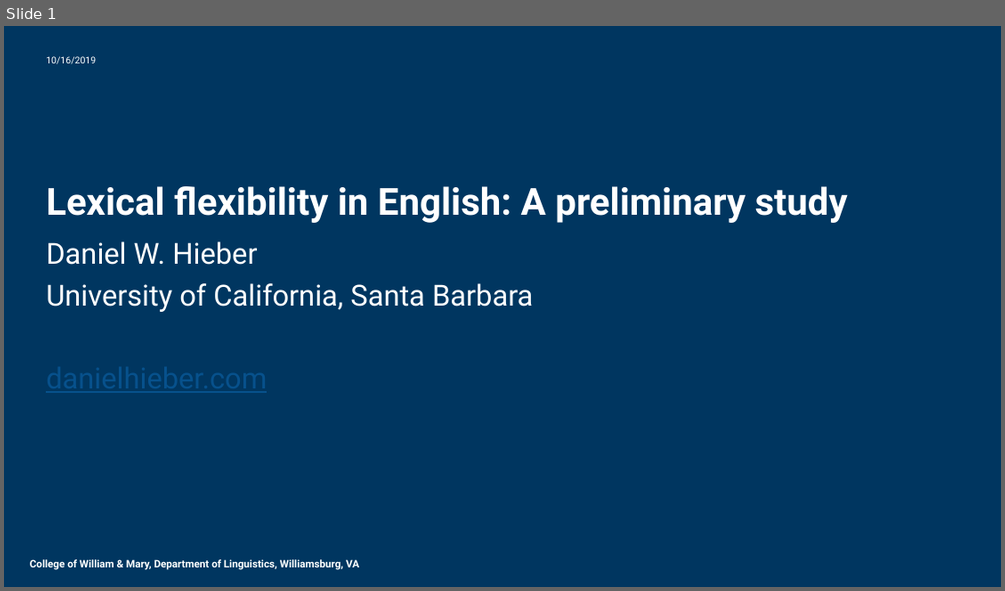
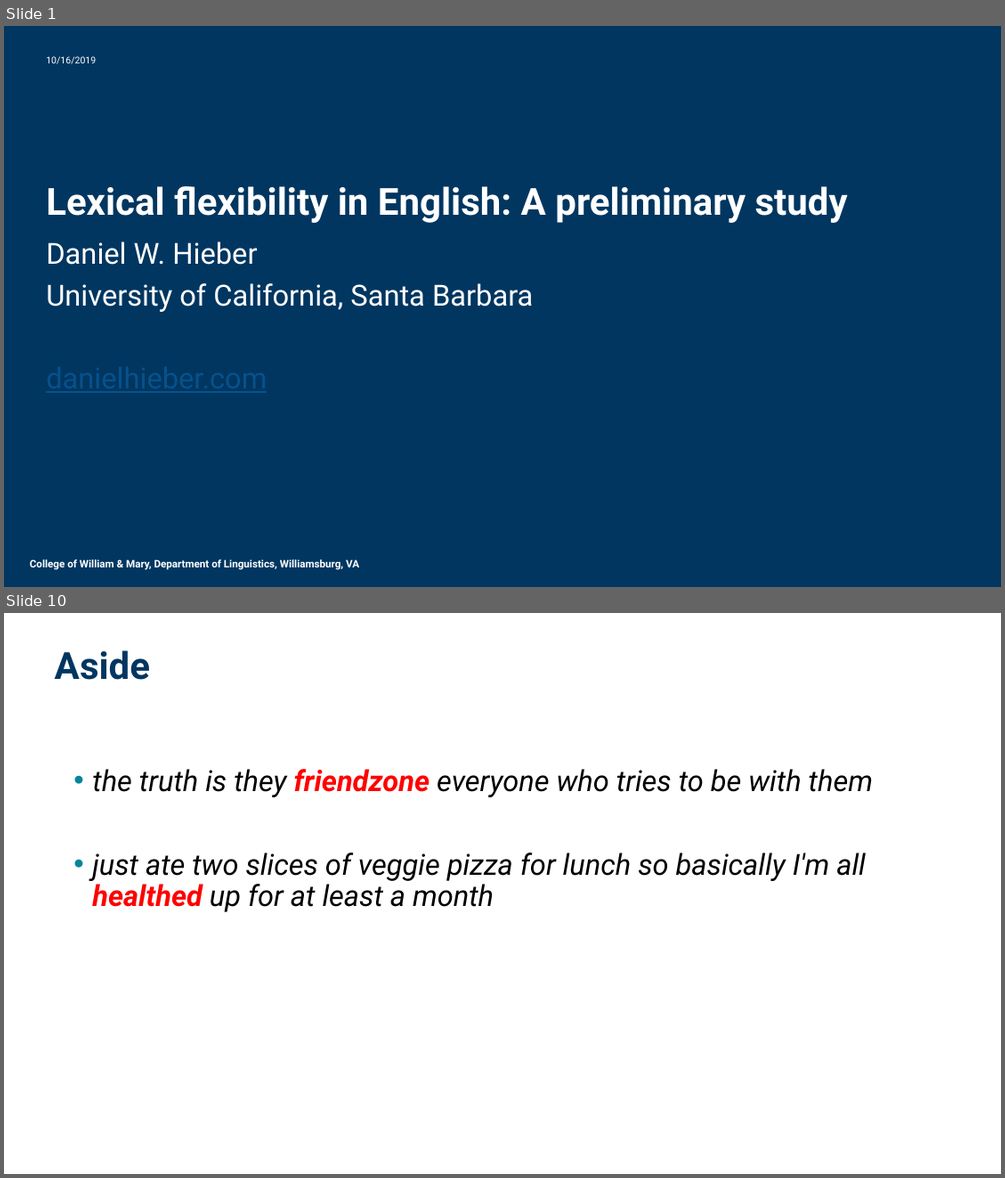
Before and after one commit to dwhieb/dissertation, a slide deck: presentations/Hieber. 2019. Lexical flexibility in English.pptx. Shown one above the other, each under a label of ours: slide 1 before the commit, slides 1 and 10 after it; the slides between them are not shown. The pictures are 1005x591 and 1005x1178 pixels, drawn with LibreOffice and Linux fonts; fonts in the diff are those of the drawing; background and template pictures are left out. Boxes give left, top, right and bottom in pixels: in the first picture for what was removed or moved away, otherwise in the second. Text is boxed around its words. In the diff, an @@ line names an element or a change of style, - is before the commit and + after.

```diff
--- a/presentations/Hieber. 2019. Lexical flexibility in English.pptx
+++ b/presentations/Hieber. 2019. Lexical flexibility in English.pptx
@@ slide 10 added at [4, 613, 1001, 1174], background #FFFFFF @@
@@ title added at [55, 650, 150, 680], 36 pt, text #003660, bold @@
+Aside
@@ text added at [92, 769, 873, 912], 28 pt, text #000000, italic @@
+• the truth is they friendzone everyone who tries to be with them
+• just ate two slices of veggie pizza for lunch so basically I'm all healthed up for at least a month
```
Also in this commit, not shown: 51 other slides added, 1 slide removed, 1 other file.
